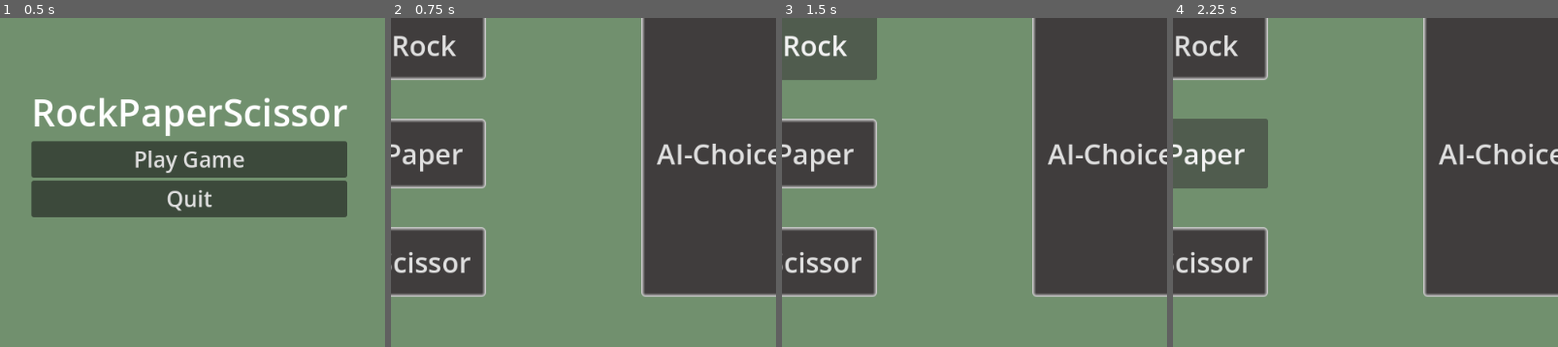
Above: before the commit, frames 1-4 (left to right).
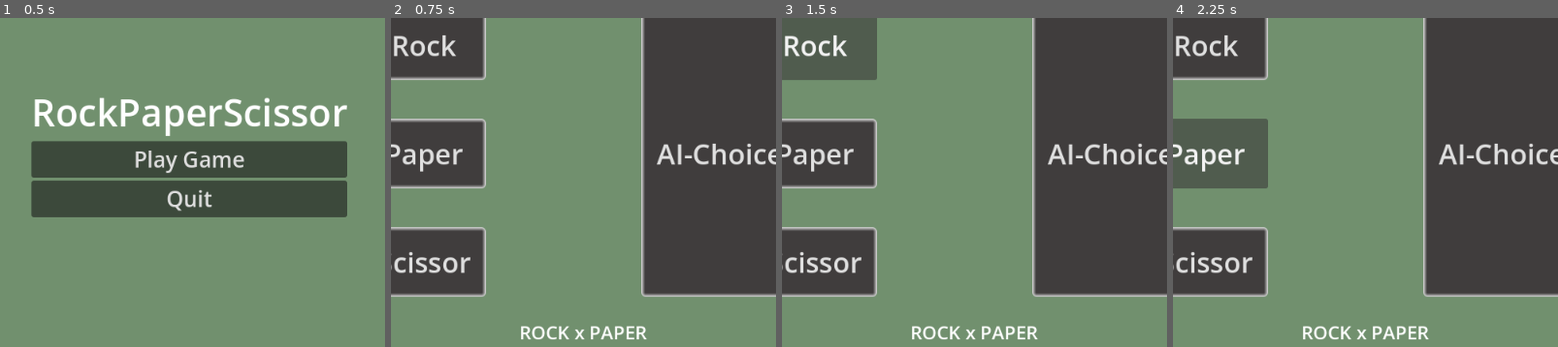
Above: after the commit, the same moments.

Repository: ankit-suman-07/GODOT_RockPaperScissor
Game: Godot game, scene res://scenes/main_menu.tscn
Two runs of this game, one before a commit and one after it. Both use one fixed random seed, a clock stepped at 60 frames per second and the inputs below. The project has no main scene, so this scene is started directly.
Inputs:
- Up to frame 1 (0.5 s): no input
- Up to frame 2 (0.75 s): click "Play Game" at 0.5 s
- Up to frame 3 (1.5 s): click "Rock" at 1.25 s
- Up to frame 4 (2.25 s): click "Paper" at 2 s
The pictures show only the part of the screen within x 25-75%, y 36-86%; the shares and areas given below are measured in that part.

Frame 1 is identical in both runs. In frame 2, 0.6% of the frame differs, in the area x 33-67%, y 93-98%; in frame 3, 0.6%; in frame 4, 0.6%.

Commit message:
Add winning logic

Diff:
--- a/scenes/start_game.tscn
+++ b/scenes/start_game.tscn
@@ -143,5 +143,18 @@
 theme_override_styles/normal = SubResource("StyleBoxFlat_c75kr")
 text = "Restart"
 
+[node name="RoundSelections" type="RichTextLabel" parent="." unique_id=2145261007]
+offset_left = 1.0
+offset_top = 684.0
+offset_right = 999.0
+offset_bottom = 777.0
+theme_override_font_sizes/normal_font_size = 24
+text = "ROCK x PAPER"
+horizontal_alignment = 1
+vertical_alignment = 1
+
+[connection signal="pressed" from="CenterContainer/HBoxContainer/VBoxContainer/Rock" to="." method="_on_rock_pressed"]
+[connection signal="pressed" from="CenterContainer/HBoxContainer/VBoxContainer/Paper" to="." method="_on_paper_pressed"]
+[connection signal="pressed" from="CenterContainer/HBoxContainer/VBoxContainer/Scissor" to="." method="_on_scissor_pressed"]
 [connection signal="pressed" from="ExitBtn" to="." method="_on_exit_btn_pressed"]
 [connection signal="pressed" from="RestartBtn" to="." method="_on_restart_btn_pressed"]
--- a/scripts/start_game.gd
+++ b/scripts/start_game.gd
@@ -1,5 +1,6 @@
 extends Node2D
 
+const AI_OPTIONS = ["ROCK", "PAPER", "SCISSOR"]
 
 # Called when the node enters the scene tree for the first time.
 func _ready() -> void:
@@ -10,6 +11,34 @@
 func _process(delta: float) -> void:
 	pass
 
+func select_round_winner(player_selected):
+	var probabilities = [1, 1, 1];
+	var random = RandomNumberGenerator.new()
+	var ai_selected = AI_OPTIONS[random.rand_weighted(probabilities)]
+
+	print("Player: ", player_selected, " AI: ", ai_selected)
+	print("-----------------------------------")
+
+	if ai_selected == player_selected:
+		print("DRAW")
+	elif ai_selected == "ROCK":
+		if player_selected == "PAPER":
+			print("PLAYER WON")
+		else:
+			print("COMPUTER WON")
+	elif ai_selected == "PAPER":
+		if player_selected == "SCISSOR":
+			print("PLAYER WON")
+		else:
+			print("COMPUTER WON")
+	else:
+		if player_selected == "ROCK":
+			print("PLAYER WON")
+		else:
+			print("COMPUTER WON")
+
+func select_game_winner():
+	pass
 
 
 func _on_exit_btn_pressed() -> void:
@@ -18,3 +47,15 @@
 
 func _on_restart_btn_pressed() -> void:
 	get_tree().reload_current_scene()
+
+
+func _on_rock_pressed() -> void:
+	select_round_winner("ROCK")
+
+
+func _on_paper_pressed() -> void:
+	select_round_winner("PAPER")
+
+
+func _on_scissor_pressed() -> void:
+	select_round_winner("SCISSOR")
